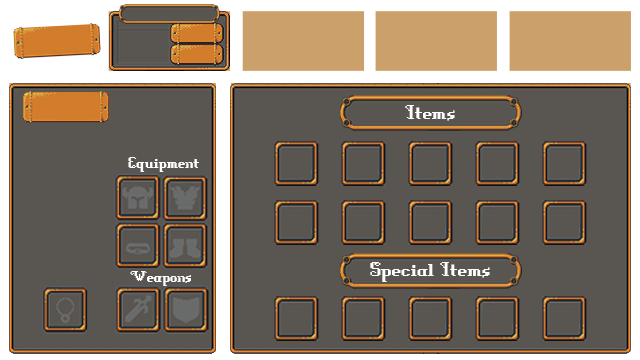
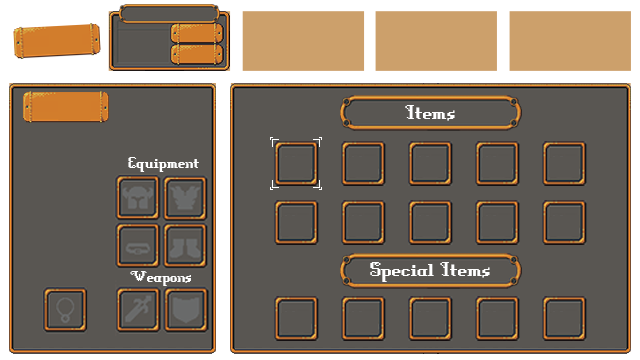
Revision of a layered 640x360 image; what changed, layer by layer:
added layer "selector" above "tablon copia" over [left=270, top=137, right=322, bottom=190]
